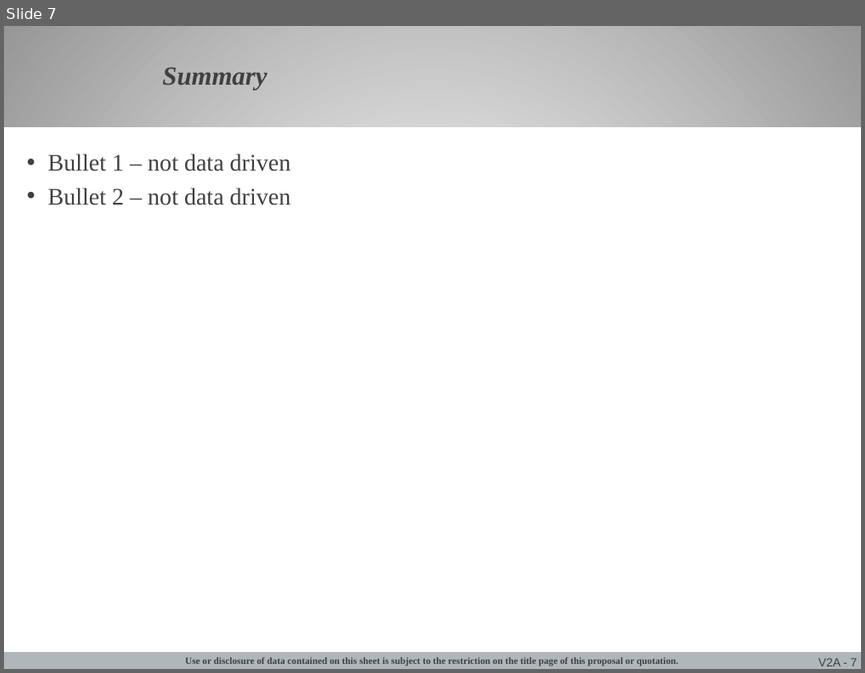
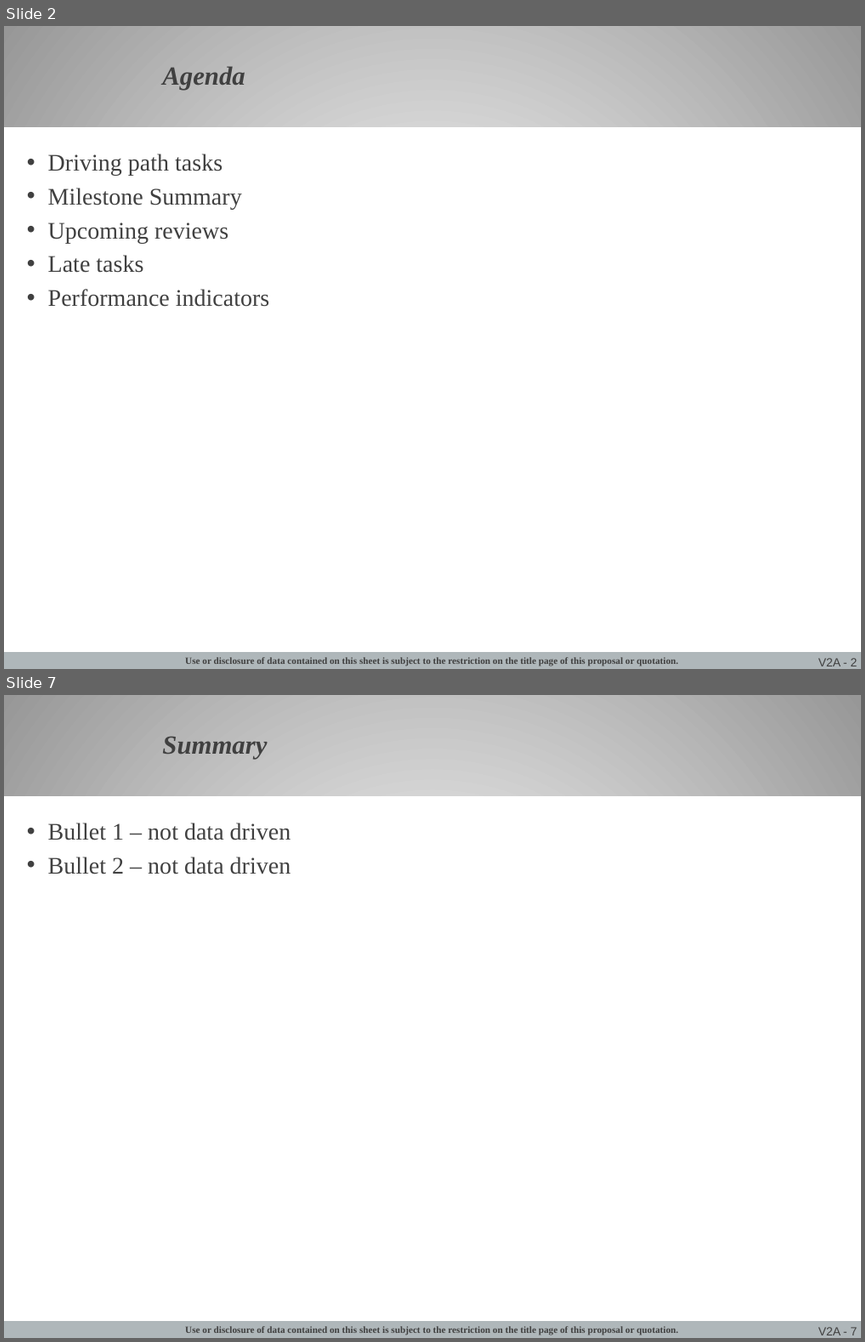
Before and after one commit to jgoodso2/PMMP, a slide deck: PMMPresentation/Modules/Templates/PMM Template.pptx. Shown one above the other, each under a label of ours: slide 7 before the commit, slides 2 and 7 after it; the slides between them are not shown. The pictures are 865x673 and 865x1342 pixels, drawn with LibreOffice and Linux fonts; fonts in the diff are those of the drawing; background and template pictures are left out. Boxes give left, top, right and bottom in pixels: in the first picture for what was removed or moved away, otherwise in the second. Text is boxed around its words. In the diff, an @@ line names an element or a change of style, - is before the commit and + after.

```diff
--- a/PMMPresentation/Modules/Templates/PMM Template.pptx
+++ b/PMMPresentation/Modules/Templates/PMM Template.pptx
@@ slide 2 added at (x1=4, y1=26, x2=861, y2=669), background gradient #FFFFFF to #979797; not listed: 4 template elements that a slide beside it also shows @@
@@ title added at (x1=162, y1=66, x2=245, y2=90), 22 pt, text #404040, bold, italic @@
+Agenda
@@ text added at (x1=48, y1=154, x2=269, y2=306), 20 pt, text #404040 @@
+• Driving path tasks
+• Milestone Summary
+• Upcoming reviews
+• Late tasks
+• Performance indicators
```
Also in this commit, not shown: 4 slides changed, 1 other slide added, 2 slides removed, 52 other files.
